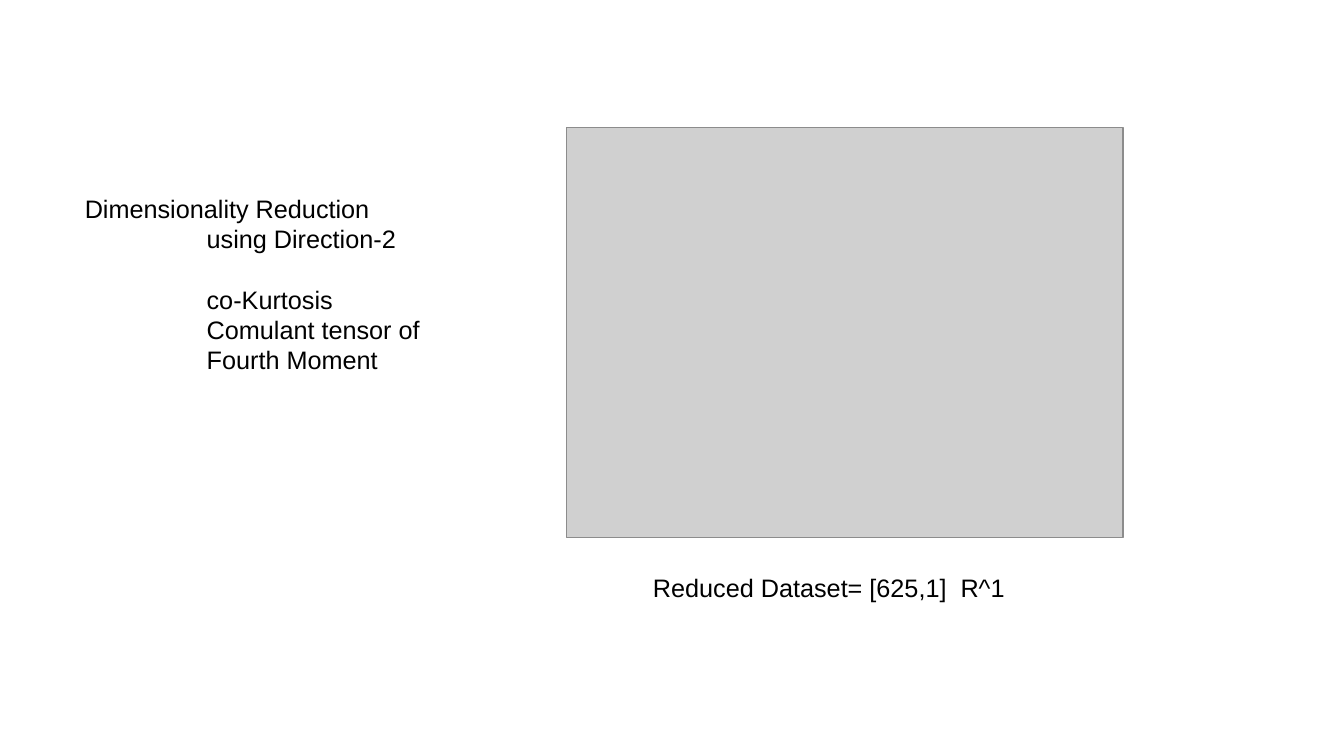
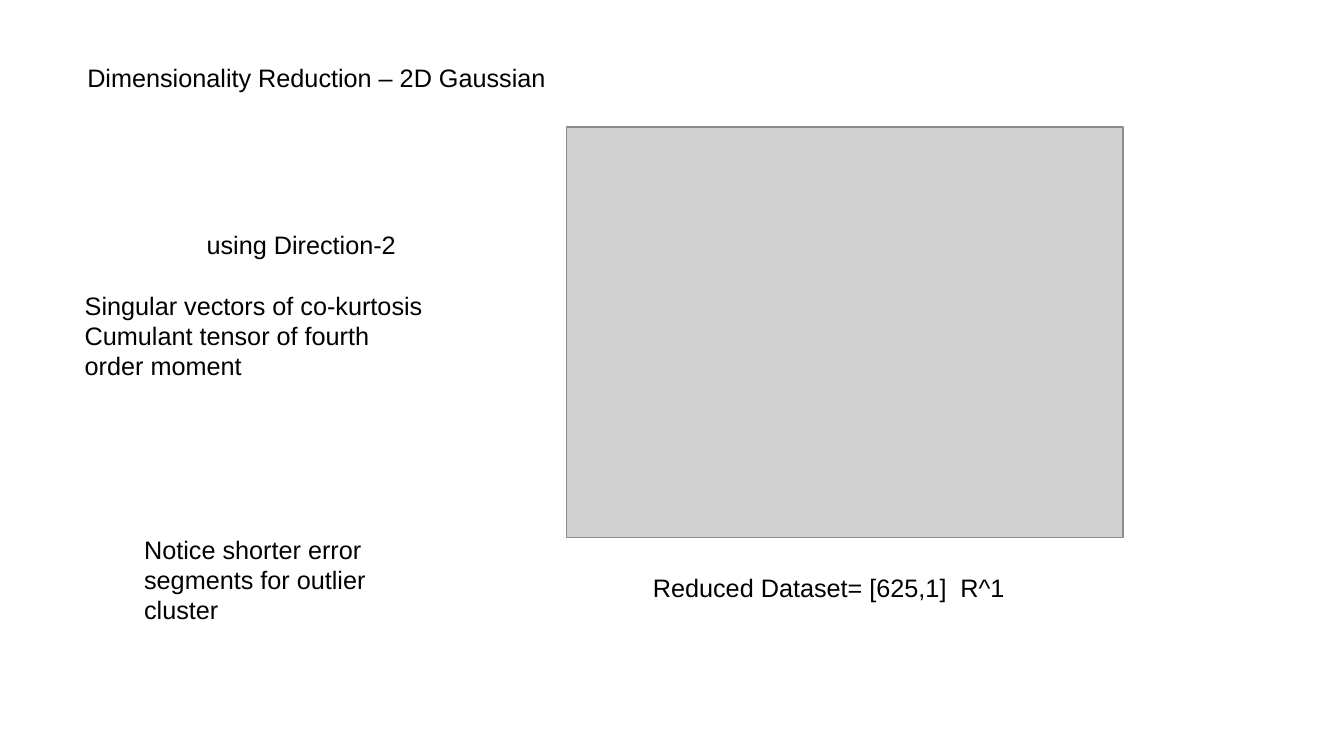
Before and after one commit to kulkarnisp/dim-red, a slide deck: slide 4 of backups/present/dimRed.pptx. Drawn at 1344x756 pixels with LibreOffice and Linux fonts; fonts in the diff are those of the drawing; grey boxes stand for pictures. Boxes give left, top, right and bottom in pixels: in the first picture for what was removed or moved away, otherwise in the second. Text is boxed around its words. In the diff, an @@ line names an element or a change of style, - is before the commit and + after.

```diff
--- a/backups/present/dimRed.pptx
+++ b/backups/present/dimRed.pptx
@@ text added at [87,68,546,92], 14.9 pt, text #000000 @@
+Dimensionality Reduction – 2D Gaussian
@@ text at [85,199,370,223]: paragraph removed @@
-Dimensionality Reduction
@@ text at [85,296,422,376]: text changed @@
-co-Kurtosis
-Comulant tensor of
-Fourth Moment
+Singular vectors of co-kurtosis
+Cumulant tensor of fourth order moment
@@ text added at [144,540,366,620], 14.9 pt, text #000000 @@
+Notice shorter error segments for outlier cluster
```
Also in this commit, not shown: 7 other slides changed, 11 slides added, 6 slides removed, 10 other files.
